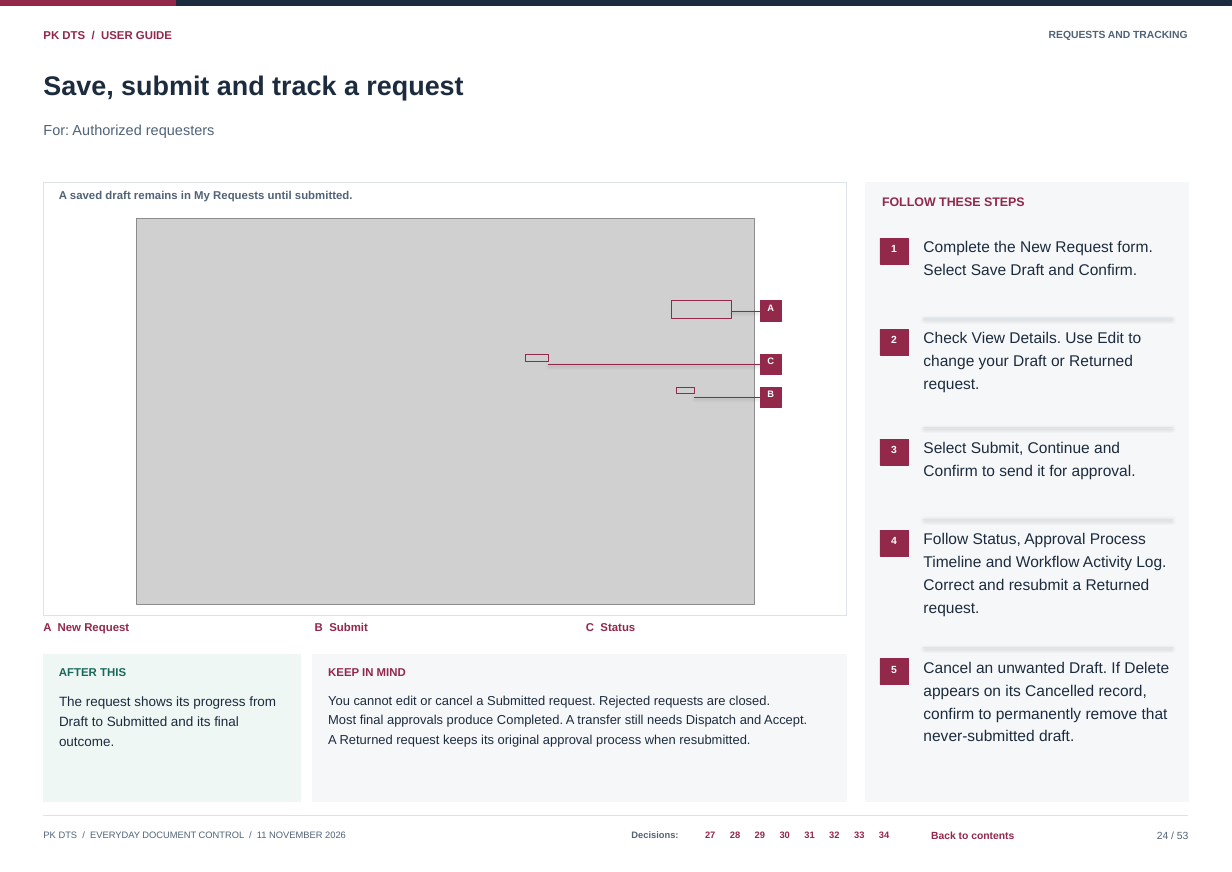
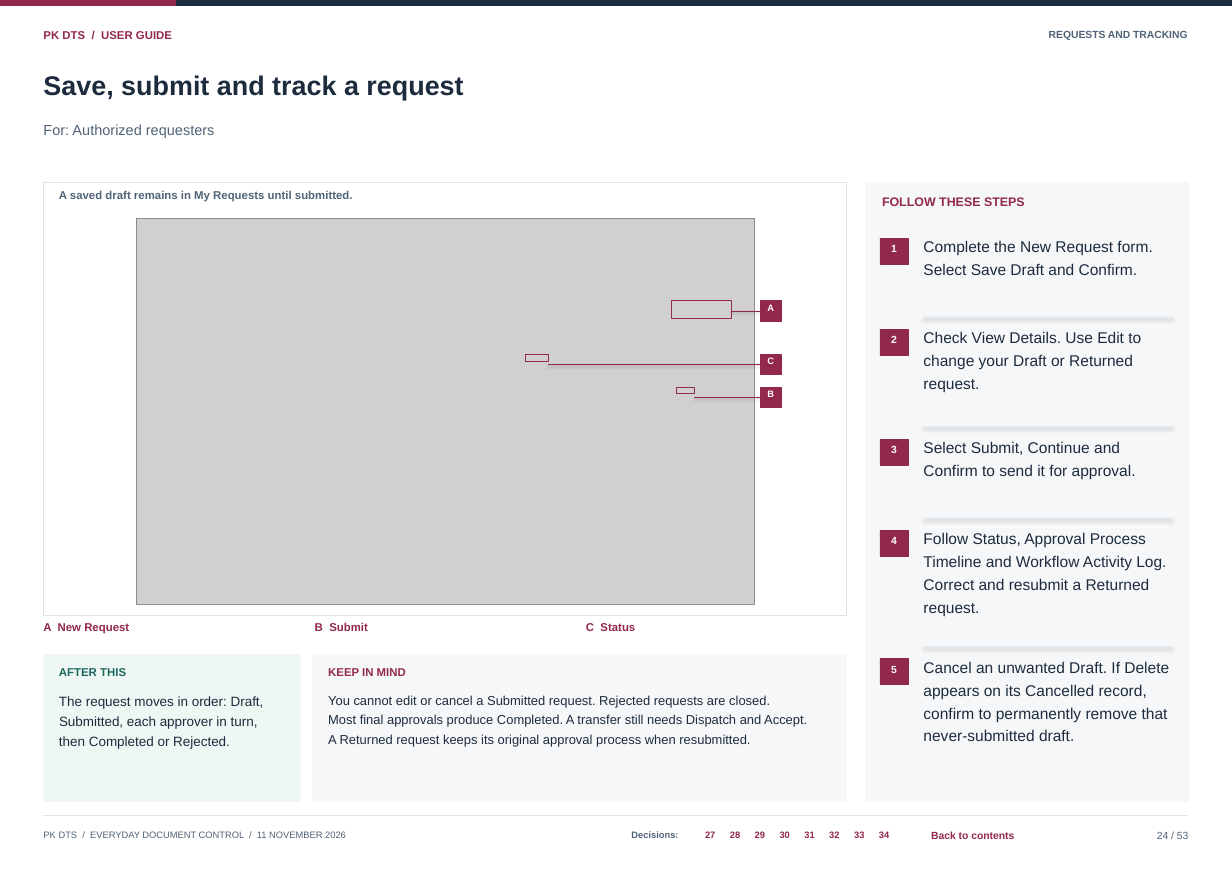
Before and after one commit to curib123/pk_document_tracking_system, a slide deck: slide 24 of docs/system-documentation/PK_DTS_User_Guide.pptx. Drawn at 1232x872 pixels with LibreOffice and Linux fonts; fonts in the diff are those of the drawing; grey boxes stand for pictures. Boxes give left, top, right and bottom in pixels: in the first picture for what was removed or moved away, otherwise in the second. Text is boxed around its words. In the diff, an @@ line names an element or a change of style, - is before the commit and + after.

```diff
--- a/docs/system-documentation/PK_DTS_User_Guide.pptx
+++ b/docs/system-documentation/PK_DTS_User_Guide.pptx
@@ text at (59,696,264,709): text changed @@
-The request shows its progress from
+The request moves in order: Draft,
@@ text at (59,716,258,729): text changed @@
-Draft to Submitted and its final
+Submitted, each approver in turn,
@@ text at (59,736,230,749): text changed @@
-outcome.
+then Completed or Rejected.
```
Also in this commit, not shown: 9 other slides changed, 14 other files.
